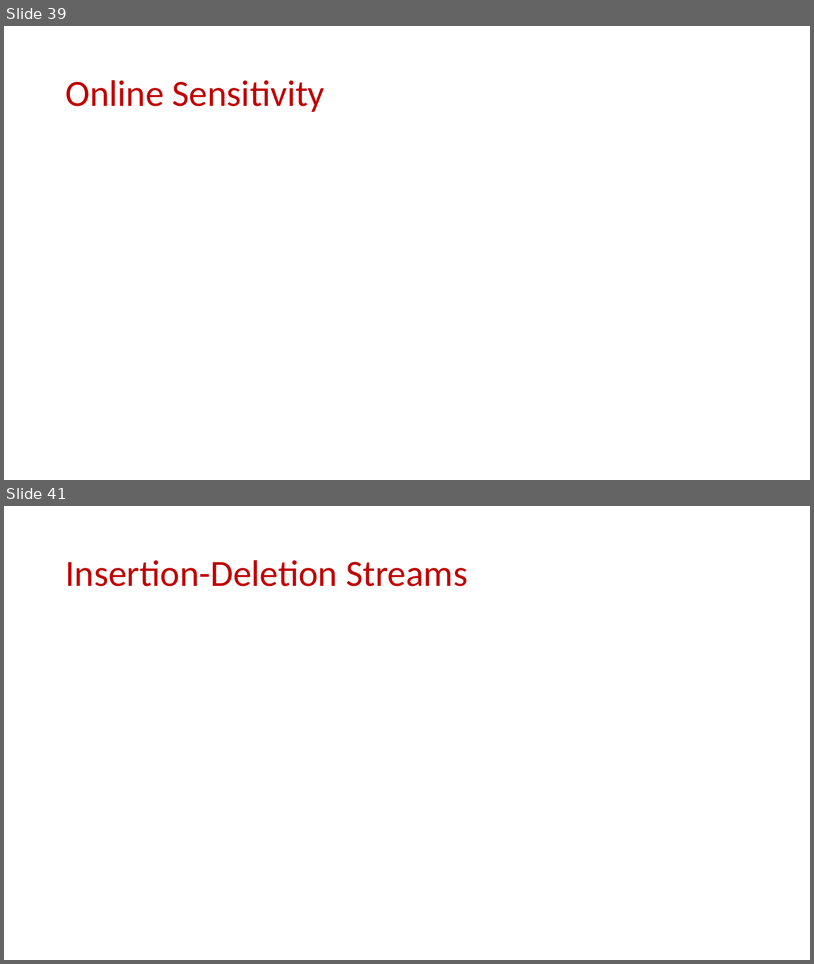
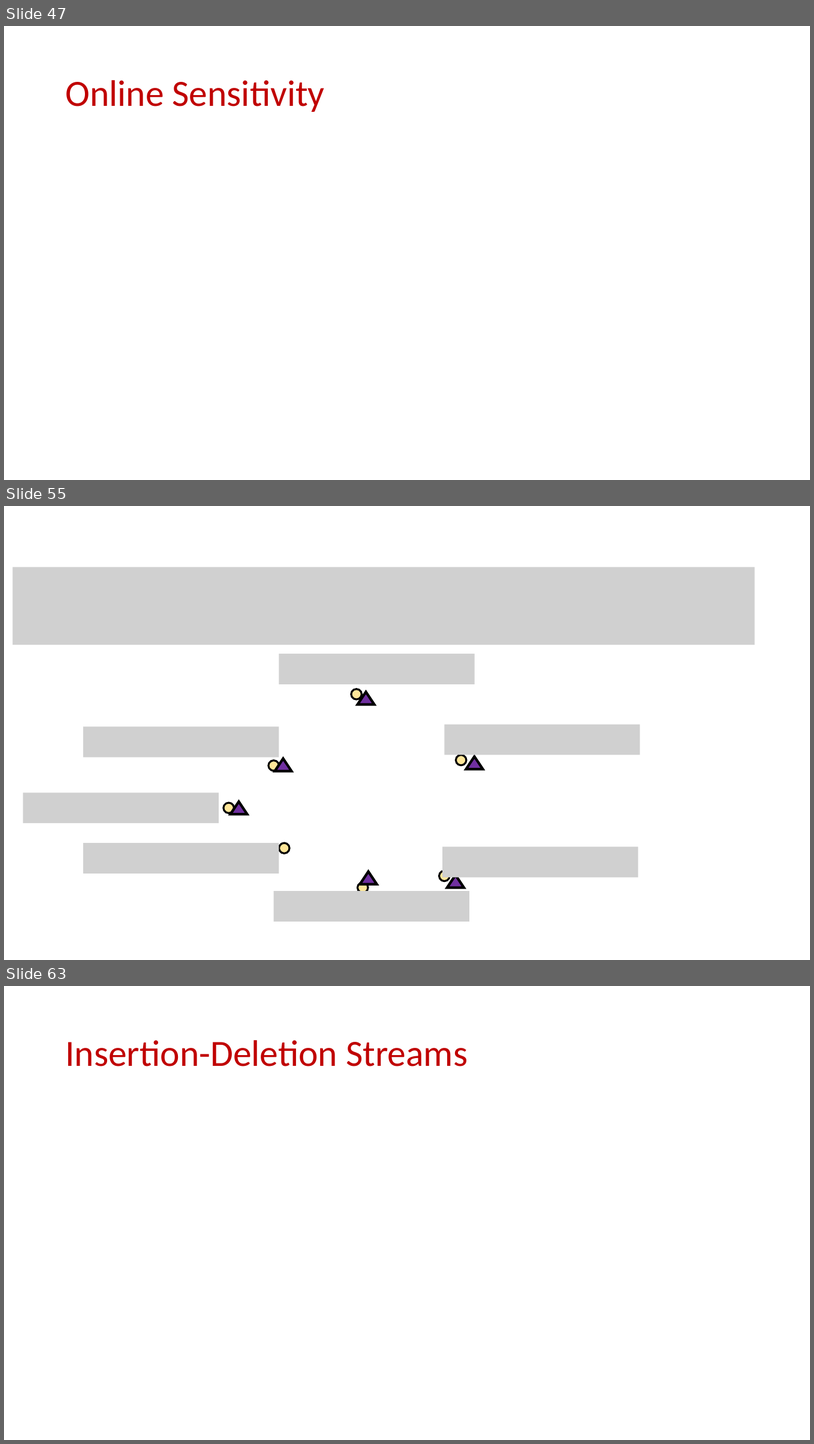
Before and after one commit to samsonzhou/samsonzhou.github.io, a slide deck: other-talks/FOCS 2023.pptx. Shown one above the other, each under a label of ours: slides 39 and 41 before the commit, slides 47, 55 and 63 after it; the slides between them are not shown. The pictures are 814x964 and 814x1444 pixels, drawn with LibreOffice and Linux fonts; fonts in the diff are those of the drawing; grey boxes stand for pictures. Boxes give left, top, right and bottom in pixels: in the first picture for what was removed or moved away, otherwise in the second. Text is boxed around its words. In the diff, an @@ line names an element or a change of style, - is before the commit and + after.

```diff
--- a/other-talks/FOCS 2023.pptx
+++ b/other-talks/FOCS 2023.pptx
@@ slide 55 added at <box>4,506,810,960</box>, background #FFFFFF @@
@@ picture added at <box>12,567,755,645</box> @@
@@ picture added at <box>279,654,475,684</box> @@
@@ ellipse added at <box>351,688,362,699</box>, fill #FFE699, outline #000000 2.25 pt @@
@@ triangle added at <box>358,692,375,705</box>, fill #7030A0, outline #000000 3 pt @@
@@ picture added at <box>83,727,279,757</box> @@
@@ picture added at <box>444,724,641,754</box> @@
@@ ellipse added at <box>456,754,466,765</box>, fill #FFE699, outline #000000 2.25 pt @@
@@ triangle added at <box>466,756,483,769</box>, fill #7030A0, outline #000000 3 pt @@
@@ ellipse added at <box>269,760,279,771</box>, fill #FFE699, outline #000000 2.25 pt @@
@@ triangle added at <box>275,758,292,771</box>, fill #7030A0, outline #000000 3 pt @@
@@ picture added at <box>23,793,219,823</box> @@
@@ ellipse added at <box>224,802,234,813</box>, fill #FFE699, outline #000000 2.25 pt @@
@@ triangle added at <box>230,801,247,814</box>, fill #7030A0, outline #000000 3 pt @@
@@ picture added at <box>83,843,279,873</box> @@
@@ ellipse added at <box>279,843,290,853</box>, fill #FFE699, outline #000000 2.25 pt @@
@@ picture added at <box>443,847,639,877</box> @@
@@ ellipse added at <box>358,882,368,892</box>, fill #FFE699, outline #000000 2.25 pt @@
@@ triangle added at <box>360,871,377,884</box>, fill #7030A0, outline #000000 3 pt @@
@@ ellipse added at <box>440,871,450,881</box>, fill #FFE699, outline #000000 2.25 pt @@
@@ triangle added at <box>447,875,464,888</box>, fill #7030A0, outline #000000 3 pt @@
@@ picture added at <box>274,891,470,921</box> @@
@@ what was slide 39 is now slide 47 @@
@@ what was slide 41 is now slide 63 @@
```
Also in this commit, not shown: 8 slides changed, 35 other slides added, 1 slide removed, 1 other file.
